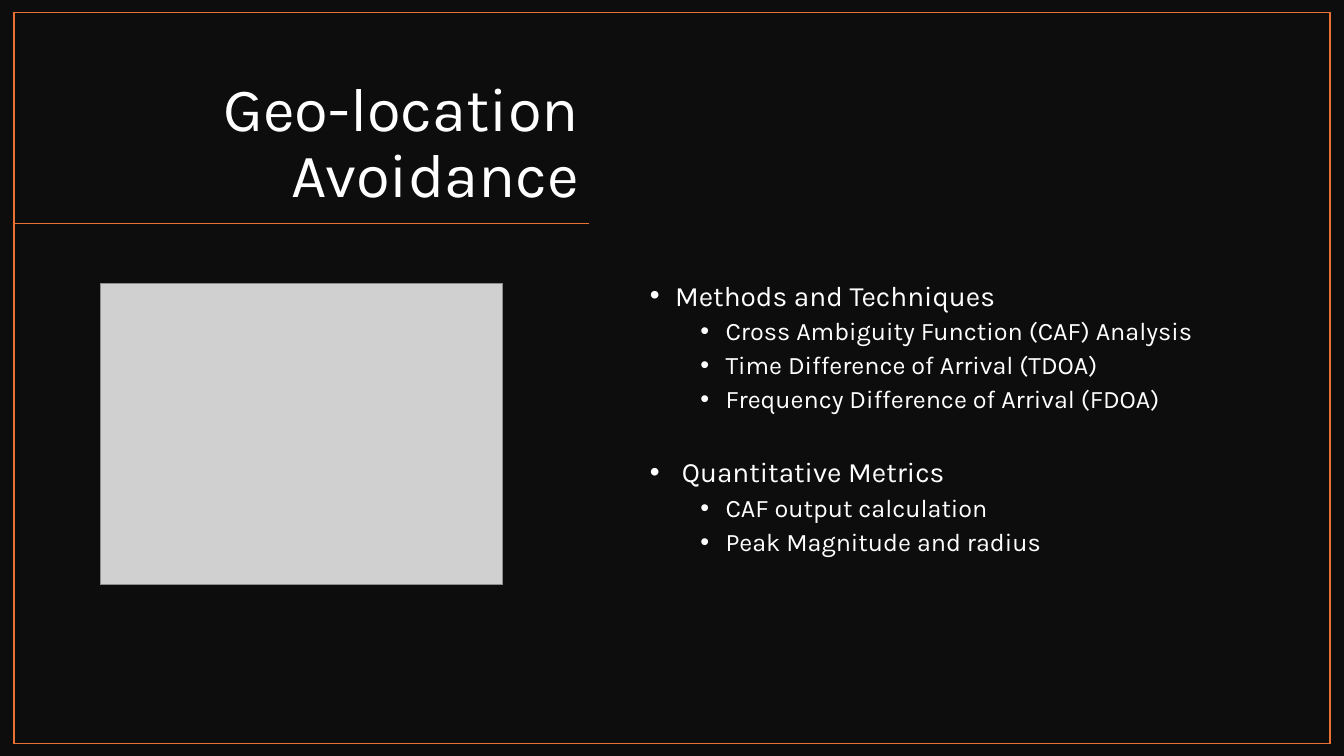
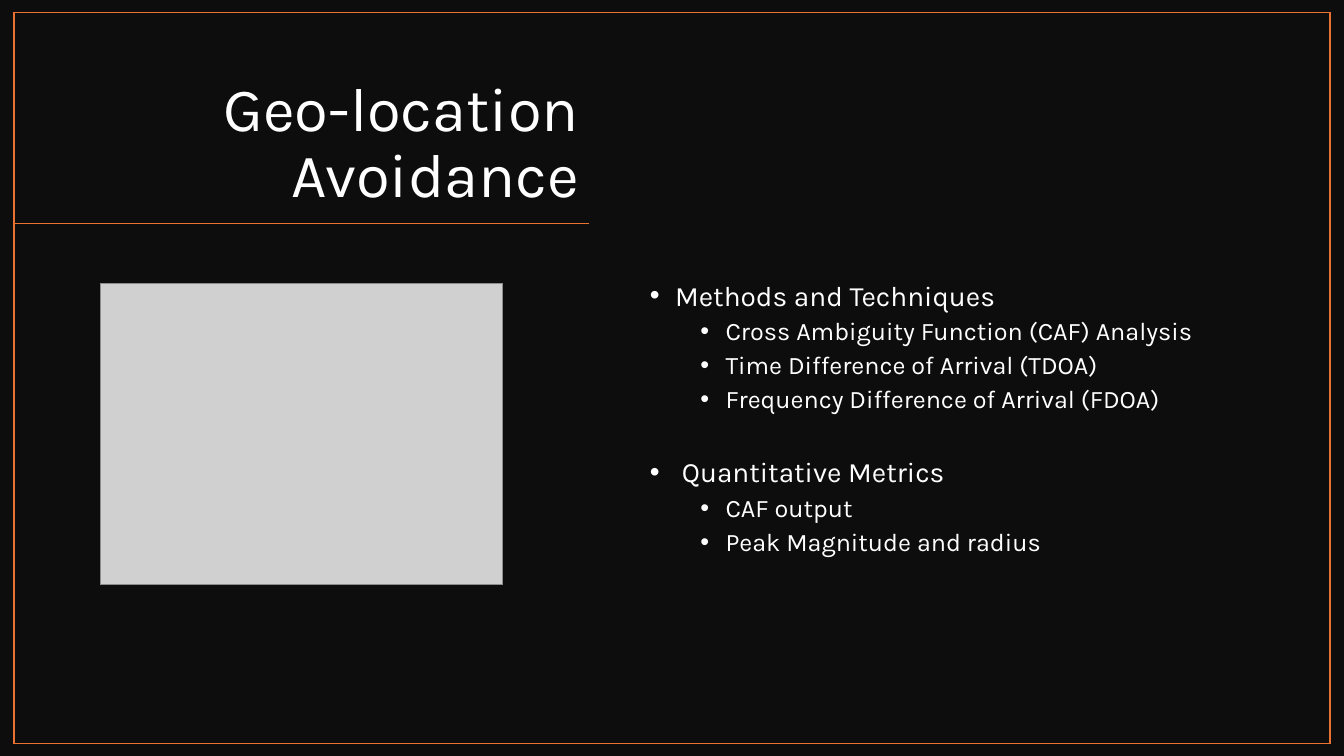
Before and after one commit to Brycycle/WES-CAPSTONE, a slide deck: slide 6 of Capstone Mid-Quarter Update_Bryce Rooney.pptx. Drawn at 1344x756 pixels with LibreOffice and Linux fonts; fonts in the diff are those of the drawing; grey boxes stand for pictures. Boxes give left, top, right and bottom in pixels: in the first picture for what was removed or moved away, otherwise in the second. Text is boxed around its words. In the diff, an @@ line names an element or a change of style, - is before the commit and + after.

```diff
--- a/Capstone Mid-Quarter Update_Bryce Rooney.pptx
+++ b/Capstone Mid-Quarter Update_Bryce Rooney.pptx
@@ text at <box>726,501,853,523</box>: text changed @@
-    • CAF output calculation
+    • CAF output
```
Also in this commit, not shown: 5 other slides changed, 1 slide added.
